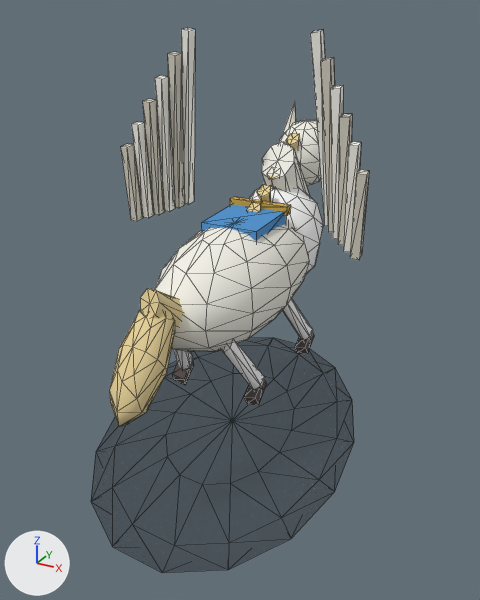
One commit to the glTF model models/units/pegasus.glb: the scene before it, then after it.
Camera for both pictures: a camera (50 mm lens) standing at (0.869, -1.628, 1.207) and looking at (0.035, -0.111, 0.449). Lighting does not change. The marker at lower left points along +X, +Y and +Z. The first picture is the older version. Mesh edges are drawn as thin lines. Where no turn or scale is listed for an object, it has been applied to the vertices.

Names of what the first picture shows: 'FlightShadow', 'HarnessBlanket', 'PegasusBody', 'PegasusChest', 'PegasusWingStickLeft1', 'PegasusWingStickLeft2', 'PegasusWingStickLeft3', 'PegasusWingStickLeft4', 'PegasusWingStickLeft5', 'PegasusWingStickLeft6', 'PegasusWingStickRight1', 'PegasusWingStickRight2', 'PegasusWingStickRight3', 'PegasusWingStickRight4', 'PegasusWingStickRight5', 'PegasusWingStickRight6', 'TailCloud' and 14 more.
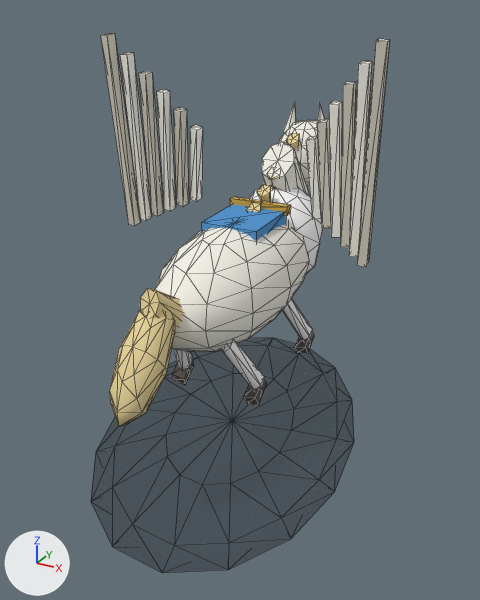
Commit message: refine pegasus wing feather order

Boxes [x1, y1, x2, y2] around the edits, measured in the pictures (480 x 600 px):
'PegasusWingStickRight6', moved, rescaled (70% wider, 152% taller)
    before: [350, 170, 369, 260]
    after: [357, 39, 390, 267]
'PegasusWingStickRight5', moved, rescaled (26% wider, 77% taller)
    before: [343, 142, 361, 252]
    after: [349, 61, 372, 257]
'PegasusWingStickLeft6', moved, rescaled (71% wider, 149% taller)
    before: [120, 144, 143, 221]
    after: [100, 33, 140, 226]
'PegasusWingStickLeft1', moved, rescaled (7% narrower, 56% shorter)
    before: [181, 27, 195, 205]
    after: [190, 125, 203, 202]
'PegasusWingStickLeft5', moved, rescaled (38% wider, 75% taller)
    before: [131, 122, 154, 218]
    after: [120, 52, 152, 221]
'PegasusWingStickLeft2', moved, rescaled (11% narrower, 36% shorter)
    before: [167, 52, 185, 208]
    after: [173, 107, 189, 207]
'PegasusWingStickRight4', moved, rescaled (13% wider, 26% taller)
    before: [338, 114, 352, 245]
    after: [340, 82, 356, 247]
'PegasusWingStickRight1', moved, rescaled
    before: [310, 30, 328, 226]
    after: [306, 136, 321, 219]
'PegasusWingStickRight2', moved, rescaled (6% narrower, 38% shorter)
    before: [320, 57, 335, 232]
    after: [317, 119, 331, 228]
'PegasusWingStickLeft4', moved, rescaled (8% wider, 25% taller)
    before: [142, 99, 165, 215]
    after: [139, 71, 164, 216]
'PegasusWingStickLeft3', moved, rescaled (11% shorter)
    before: [155, 75, 175, 212]
    after: [156, 89, 176, 211]
'PegasusWingStickRight3', moved, rescaled (11% shorter)
    before: [330, 85, 343, 239]
    after: [329, 101, 342, 238]

The change, as a diff of the scene's bpy script:
```diff
--- a/models/units/pegasus.glb.py
+++ b/models/units/pegasus.glb.py
@@ ob_pegasuswingstickleft1 @@
 ob_pegasuswingstickleft1.parent = ob_wingleft
-ob_pegasuswingstickleft1.location = (-0.05, -0.02, 0.275)
+ob_pegasuswingstickleft1.location = (-0.05, -0.02, 0.149)
 ob_pegasuswingstickleft1.rotation_euler = (0.0427, 0.363, -0.0649)  # degrees (2.4, 21, -3.7)
-ob_pegasuswingstickleft1.scale = (0.035, 0.04, 0.5)
+ob_pegasuswingstickleft1.scale = (0.035, 0.04, 0.22)
@@ ob_pegasuswingstickleft2 @@
 ob_pegasuswingstickleft2.parent = ob_wingleft
-ob_pegasuswingstickleft2.location = (-0.095, -0.05, 0.25)
+ob_pegasuswingstickleft2.location = (-0.095, -0.05, 0.178)
 ob_pegasuswingstickleft2.rotation_euler = (0.0421, 0.328, -0.0665)  # degrees (2.4, 19, -3.8)
-ob_pegasuswingstickleft2.scale = (0.035, 0.04, 0.445)
+ob_pegasuswingstickleft2.scale = (0.035, 0.04, 0.285)
@@ ob_pegasuswingstickleft3 @@
 ob_pegasuswingstickleft3.parent = ob_wingleft
-ob_pegasuswingstickleft3.location = (-0.14, -0.08, 0.226)
+ob_pegasuswingstickleft3.location = (-0.14, -0.08, 0.207)
 ob_pegasuswingstickleft3.rotation_euler = (0.0416, 0.293, -0.068)  # degrees (2.4, 17, -3.9)
-ob_pegasuswingstickleft3.scale = (0.035, 0.04, 0.39)
+ob_pegasuswingstickleft3.scale = (0.035, 0.04, 0.35)
@@ ob_pegasuswingstickleft4 @@
 ob_pegasuswingstickleft4.parent = ob_wingleft
-ob_pegasuswingstickleft4.location = (-0.185, -0.11, 0.201)
+ob_pegasuswingstickleft4.location = (-0.185, -0.11, 0.237)
 ob_pegasuswingstickleft4.rotation_euler = (0.0412, 0.258, -0.0695)  # degrees (2.4, 15, -4)
-ob_pegasuswingstickleft4.scale = (0.035, 0.04, 0.335)
+ob_pegasuswingstickleft4.scale = (0.035, 0.04, 0.415)
@@ ob_pegasuswingstickleft5 @@
 ob_pegasuswingstickleft5.parent = ob_wingleft
-ob_pegasuswingstickleft5.location = (-0.23, -0.14, 0.176)
+ob_pegasuswingstickleft5.location = (-0.23, -0.14, 0.266)
 ob_pegasuswingstickleft5.rotation_euler = (0.0409, 0.223, -0.071)  # degrees (2.3, 13, -4.1)
-ob_pegasuswingstickleft5.scale = (0.035, 0.04, 0.28)
+ob_pegasuswingstickleft5.scale = (0.035, 0.04, 0.48)
@@ ob_pegasuswingstickleft6 @@
 ob_pegasuswingstickleft6.parent = ob_wingleft
-ob_pegasuswingstickleft6.location = (-0.275, -0.17, 0.151)
+ob_pegasuswingstickleft6.location = (-0.275, -0.17, 0.295)
 ob_pegasuswingstickleft6.rotation_euler = (0.0406, 0.188, -0.0725)  # degrees (2.3, 11, -4.2)
-ob_pegasuswingstickleft6.scale = (0.035, 0.04, 0.225)
+ob_pegasuswingstickleft6.scale = (0.035, 0.04, 0.545)
@@ ob_pegasuswingstickright1 @@
 ob_pegasuswingstickright1.parent = ob_wingright
-ob_pegasuswingstickright1.location = (0.05, -0.02, 0.275)
+ob_pegasuswingstickright1.location = (0.05, -0.02, 0.149)
 ob_pegasuswingstickright1.rotation_euler = (0.0427, -0.363, 0.0649)  # degrees (2.4, -21, 3.7)
-ob_pegasuswingstickright1.scale = (0.035, 0.04, 0.5)
+ob_pegasuswingstickright1.scale = (0.035, 0.04, 0.22)
@@ ob_pegasuswingstickright2 @@
 ob_pegasuswingstickright2.parent = ob_wingright
-ob_pegasuswingstickright2.location = (0.095, -0.05, 0.25)
+ob_pegasuswingstickright2.location = (0.095, -0.05, 0.178)
 ob_pegasuswingstickright2.rotation_euler = (0.0421, -0.328, 0.0665)  # degrees (2.4, -19, 3.8)
-ob_pegasuswingstickright2.scale = (0.035, 0.04, 0.445)
+ob_pegasuswingstickright2.scale = (0.035, 0.04, 0.285)
@@ ob_pegasuswingstickright3 @@
 ob_pegasuswingstickright3.parent = ob_wingright
-ob_pegasuswingstickright3.location = (0.14, -0.08, 0.226)
+ob_pegasuswingstickright3.location = (0.14, -0.08, 0.207)
 ob_pegasuswingstickright3.rotation_euler = (0.0416, -0.293, 0.068)  # degrees (2.4, -17, 3.9)
-ob_pegasuswingstickright3.scale = (0.035, 0.04, 0.39)
+ob_pegasuswingstickright3.scale = (0.035, 0.04, 0.35)
@@ ob_pegasuswingstickright4 @@
 ob_pegasuswingstickright4.parent = ob_wingright
-ob_pegasuswingstickright4.location = (0.185, -0.11, 0.201)
+ob_pegasuswingstickright4.location = (0.185, -0.11, 0.237)
 ob_pegasuswingstickright4.rotation_euler = (0.0412, -0.258, 0.0695)  # degrees (2.4, -15, 4)
-ob_pegasuswingstickright4.scale = (0.035, 0.04, 0.335)
+ob_pegasuswingstickright4.scale = (0.035, 0.04, 0.415)
@@ ob_pegasuswingstickright5 @@
 ob_pegasuswingstickright5.parent = ob_wingright
-ob_pegasuswingstickright5.location = (0.23, -0.14, 0.176)
+ob_pegasuswingstickright5.location = (0.23, -0.14, 0.266)
 ob_pegasuswingstickright5.rotation_euler = (0.0409, -0.223, 0.071)  # degrees (2.3, -13, 4.1)
-ob_pegasuswingstickright5.scale = (0.035, 0.04, 0.28)
+ob_pegasuswingstickright5.scale = (0.035, 0.04, 0.48)
@@ ob_pegasuswingstickright6 @@
 ob_pegasuswingstickright6.parent = ob_wingright
-ob_pegasuswingstickright6.location = (0.275, -0.17, 0.151)
+ob_pegasuswingstickright6.location = (0.275, -0.17, 0.295)
 ob_pegasuswingstickright6.rotation_euler = (0.0406, -0.188, 0.0725)  # degrees (2.3, -11, 4.2)
-ob_pegasuswingstickright6.scale = (0.035, 0.04, 0.225)
+ob_pegasuswingstickright6.scale = (0.035, 0.04, 0.545)
```
